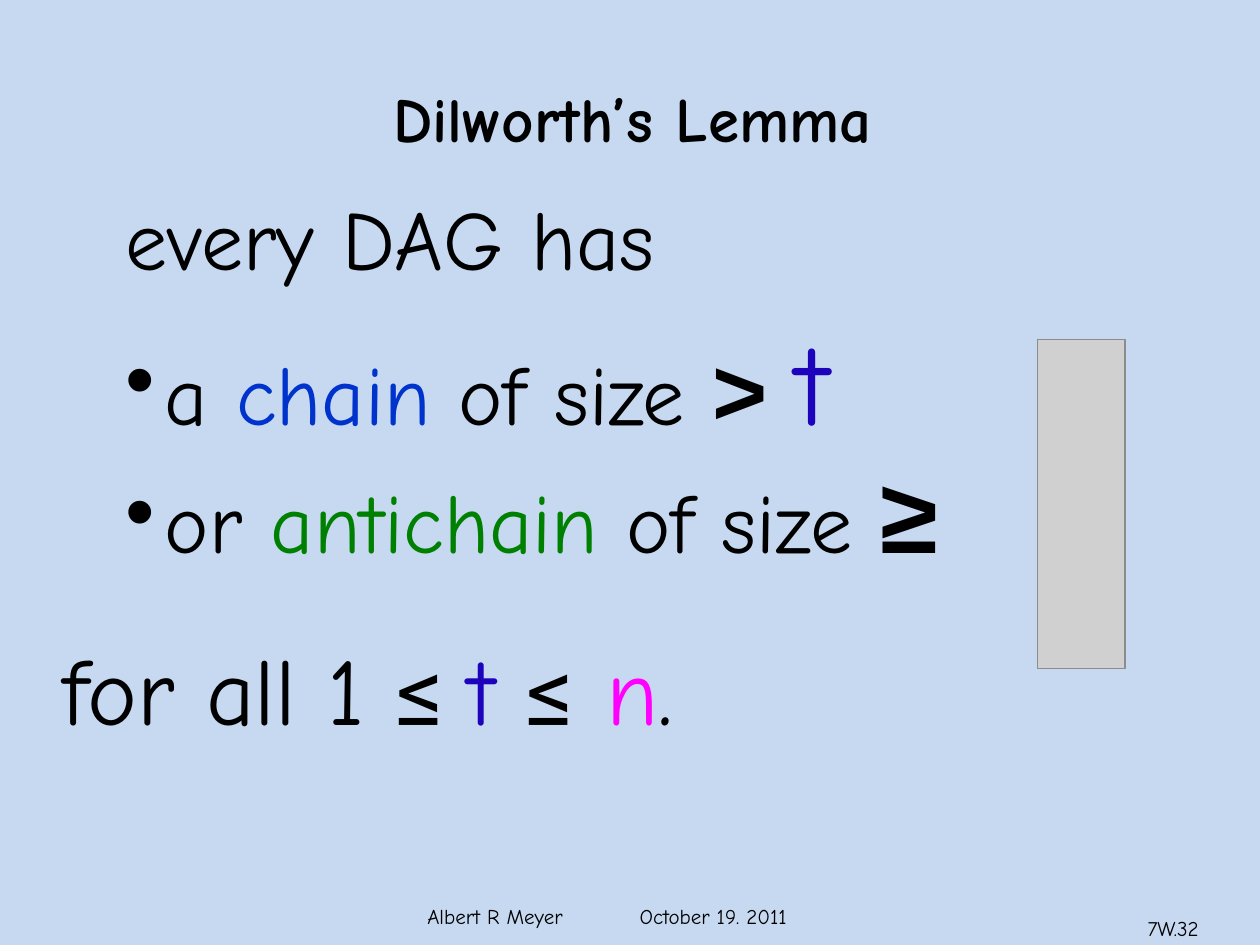
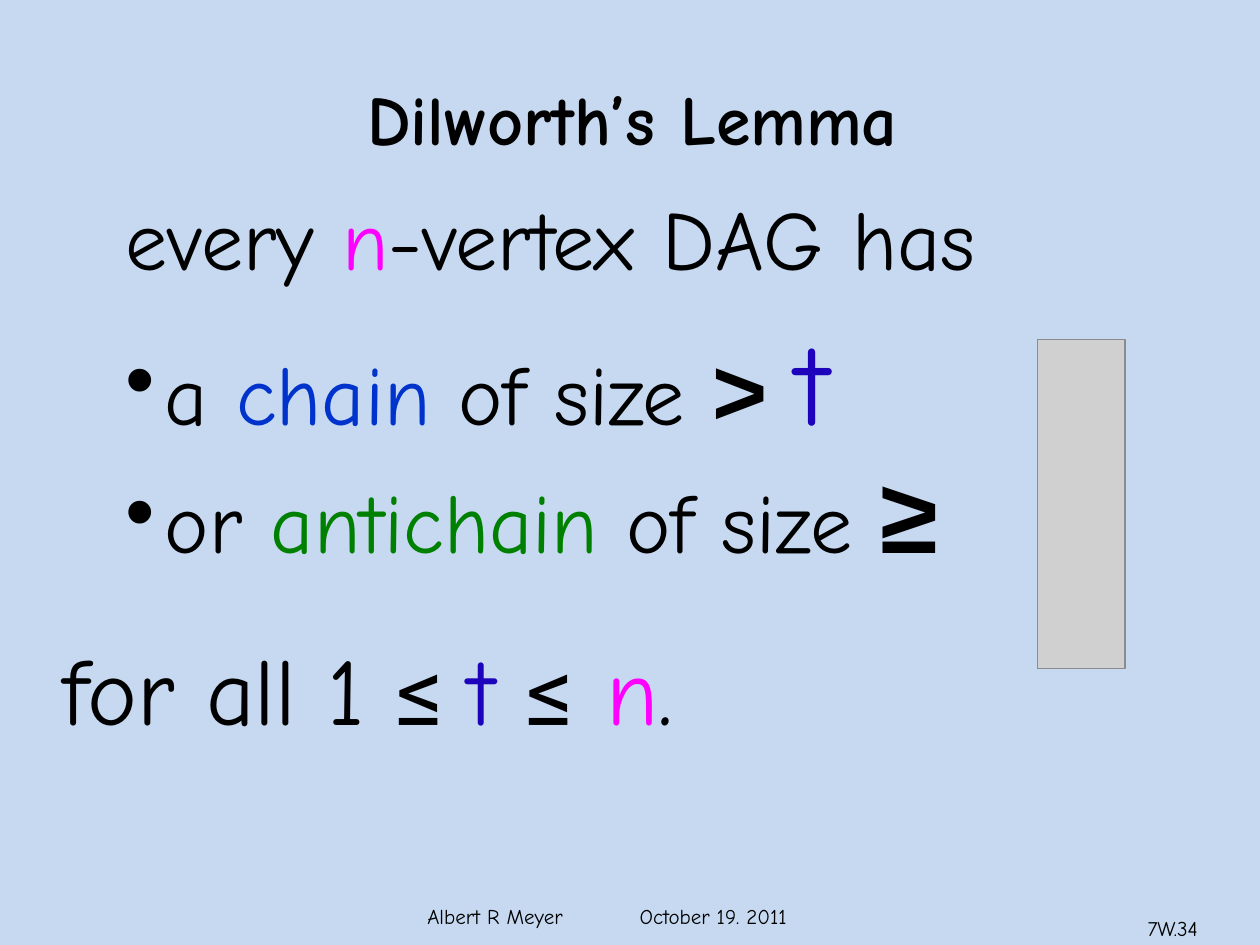
Before and after one commit to armeyer/mcs_web, a slide deck: slide 34 of fall11/slidesF11/slides7w.pptx (slide 32 before the commit). Drawn at 1260x945 pixels with LibreOffice and Linux fonts; fonts in the diff are those of the drawing; grey boxes stand for pictures; background and template pictures are left out. Boxes give left, top, right and bottom in pixels: in the first picture for what was removed or moved away, otherwise in the second. Text is boxed around its words. In the diff, an @@ line names an element or a change of style, - is before the commit and + after.

Commit message:
slides7w, cp7w change prob 3 to dilworth

```diff
--- a/fall11/slidesF11/slides7w.pptx
+++ b/fall11/slidesF11/slides7w.pptx
@@ title "Dilworth’s Lemma" at [367,96,898,146]: size 36 to 40 pt @@
@@ text at [125,212,975,287]: text changed @@
-  every DAG has
+  every n-vertex DAG has
@@ page number at [1148,921,1198,936]: text changed @@
-7W.32
+7W.34
```
Also in this commit, not shown: 9 other slides changed, 4 slides added, 1 other file.
